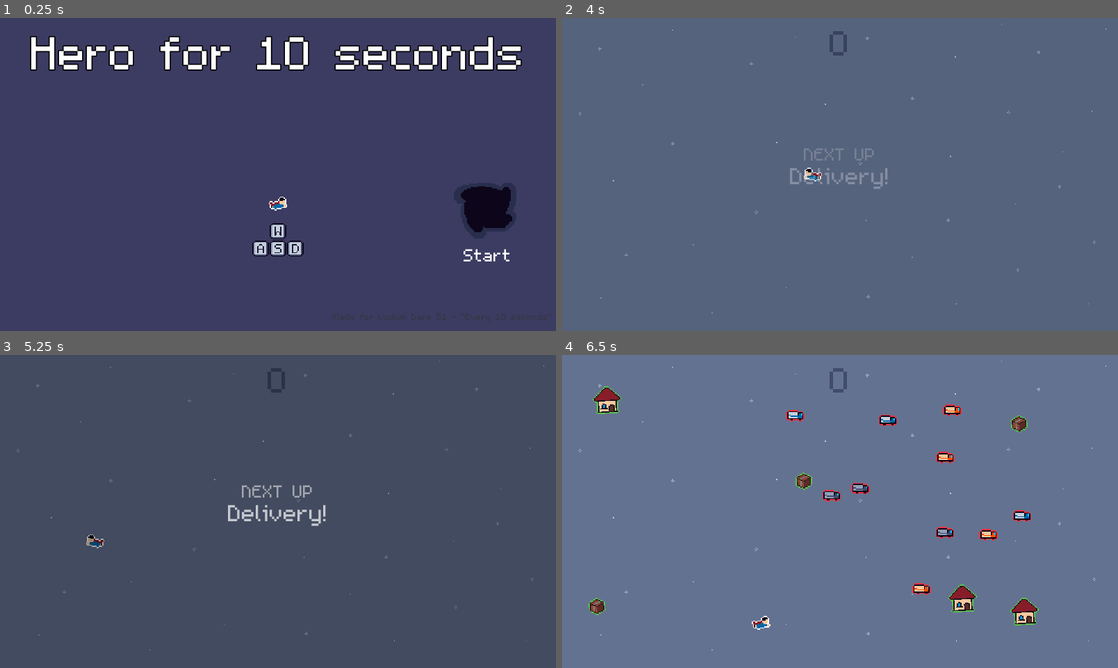
Above: before the commit, frames 1-4 (two rows, left to right).
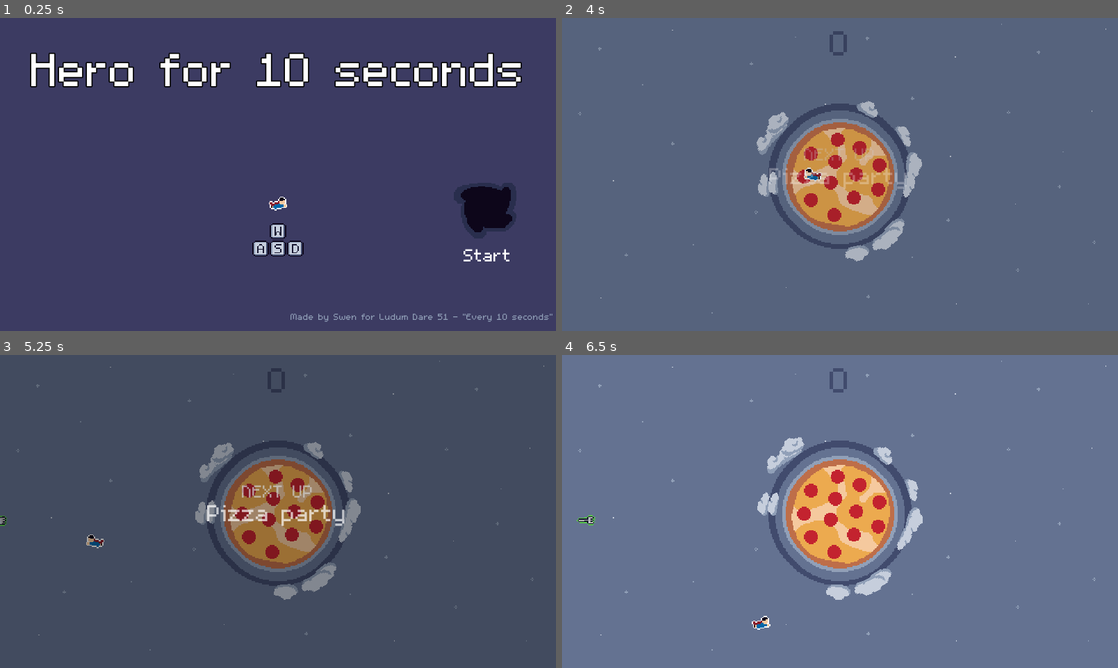
Above: after the commit, the same moments.

Repository: swenmeeuwes/ludum-dare-51
Game: Godot game, scene res://scenes/Menu.tscn
Two runs of this game, one before a commit and one after it. Both use one fixed random seed, a clock stepped at 60 frames per second and the inputs below.
Inputs:
- Up to frame 1 (0.25 s): no input
- Up to frame 2 (4 s): tap Enter at 0.5 s; hold Right (move_right) 0.53-1.28 s; hold Down (move_down) 1.28-2.03 s; hold Right (move_right) 2.03-2.78 s; hold Up (move_up) 2.78-3.53 s; hold Left (move_left) from 3.53 s (still down)
- Up to frame 3 (5.25 s): tap Enter at 4.25, 5 s; release Left (move_left) at 5.03 s; hold Down (move_down) from 5.03 s (still down)
- Up to frame 4 (6.5 s): tap Enter at 5.75 s; release Down (move_down) at 5.78 s; hold Right (move_right) from 5.78 s (still down)

The runs differ from the first frame. In frame 1, 6.9% of the frame differs, in the area x 5-100%, y 5-98%; in frame 2, 8.8%; in frame 3, 8.9%; in frame 4, 11%, in the area x 2-86%, y 10-87%.

Commit message:
Final changes

Diff:
--- a/actors/Collectable/Collectable.tscn
+++ b/actors/Collectable/Collectable.tscn
@@ -29,7 +29,7 @@
 color_ramp = SubResource( 8 )
 
 [sub_resource type="CircleShape2D" id=6]
-radius = 9.0
+radius = 12.0
 
 [sub_resource type="Animation" id=3]
 length = 0.001
--- a/actors/GameModeController/GameModeController.gd
+++ b/actors/GameModeController/GameModeController.gd
@@ -4,11 +4,11 @@
 onready var count_down_audio_stream_player = $CountDownAudioStreamPlayer
 
 var game_modes = [
-#	preload("res://game_modes/Collect/CollectGameMode.tscn"),
-#	preload("res://game_modes/ChaseAvoid/ChaseAvoidGameMode.tscn"),
-#	preload("res://game_modes/Meteorites/MeteoritesGameMode.tscn"),
-#	preload("res://game_modes/BulletHell/BulletHellGameMode.tscn"),
-#	preload("res://game_modes/AvalancheGameMode/AvalancheGameMode.tscn"),
+	preload("res://game_modes/Collect/CollectGameMode.tscn"),
+	preload("res://game_modes/ChaseAvoid/ChaseAvoidGameMode.tscn"),
+	preload("res://game_modes/Meteorites/MeteoritesGameMode.tscn"),
+	preload("res://game_modes/BulletHell/BulletHellGameMode.tscn"),
+	preload("res://game_modes/AvalancheGameMode/AvalancheGameMode.tscn"),
 	preload("res://game_modes/DeliveryGameMode/DeliveryGameMode.tscn"),
 ]
 
@@ -66,8 +66,8 @@
 	score_overlay.show_score(score)
 
 func get_difficulty_level():
-#	return 1 + floor(game_modes_completed / 3.0)
-	return 100 + floor(game_modes_completed / 1.0)
+	return 1 + floor(game_modes_completed / 4.0)
+#	return 100 + floor(game_modes_completed / 1.0)
 
 func _end_current_game_mode():
 	if (current_game_mode != null):
--- a/project.godot
+++ b/project.godot
@@ -35,6 +35,7 @@
 window/size/width=480
 window/size/height=270
 window/size/resizable=false
+window/size/fullscreen=true
 window/size/test_width=1920
 window/size/test_height=1080
 window/stretch/mode="2d"
--- a/scenes/Menu.tscn
+++ b/scenes/Menu.tscn
@@ -45,7 +45,7 @@
 
 [node name="GameTitleLabel" type="Label" parent="Control"]
 anchor_right = 1.0
-margin_bottom = 55.0
+margin_bottom = 84.0
 custom_fonts/font = SubResource( 1 )
 text = "Hero for 10 seconds"
 align = 1
@@ -60,9 +60,9 @@
 margin_top = -21.0
 margin_right = -7.0
 margin_bottom = -8.0
-custom_colors/font_color = Color( 0.211765, 0.211765, 0.262745, 1 )
+custom_colors/font_color = Color( 0.572549, 0.631373, 0.72549, 1 )
 custom_fonts/font = SubResource( 2 )
-text = "Made for Ludum Dare 51 - \"Every 10 seconds\""
+text = "Made by Swen for Ludum Dare 51 - \"Every 10 seconds\""
 align = 2
 valign = 2
 
Not shown, added: exports/html5/index.png.import
Not shown, added: exports/html5/Hero for 10 seconds - Html5.zip
Not shown, added: exports/html5/index.audio.worklet.js
Not shown, added: exports/html5/index.html
Not shown, added: exports/html5/index.js
Not shown, added: exports/html5/index.pck
Not shown, added: exports/html5/index.png
Not shown, added: exports/html5/index.wasm
Not shown, added: exports/mac/Hero for 10 seconds - Mac.zip
Not shown, added: exports/windows/Hero for 10 seconds - Windows.zip
Not shown, added: exports/windows/Hero for 10 seconds.exe
Not shown, added: exports/windows/Hero for 10 seconds.pck
